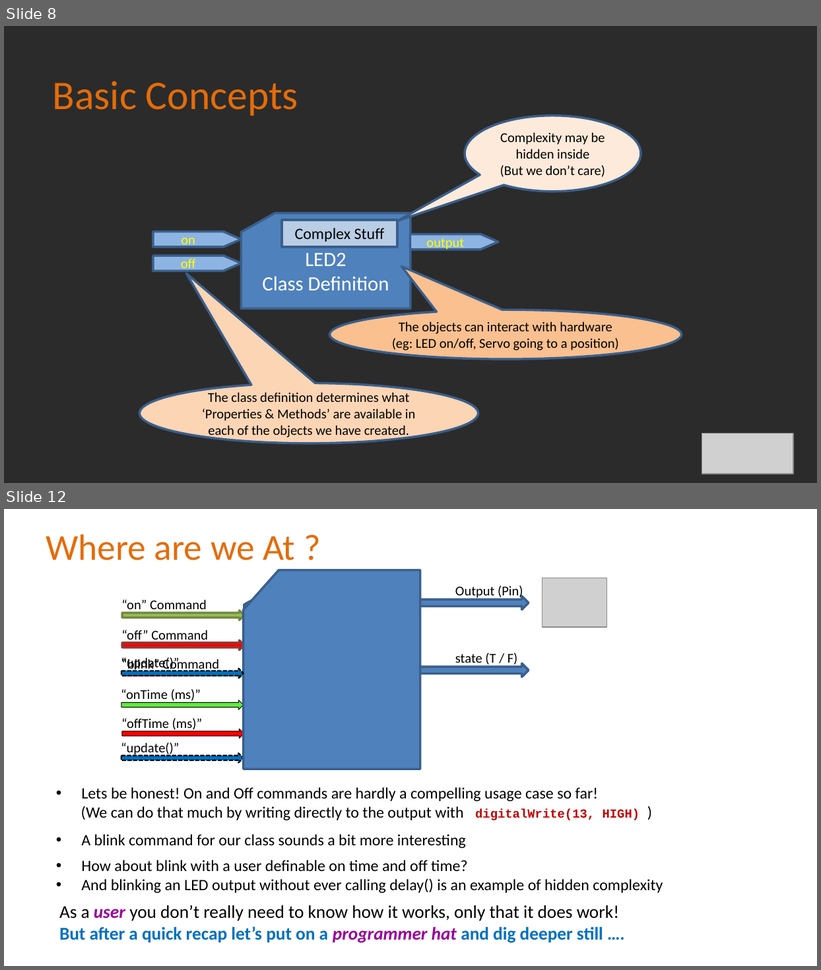
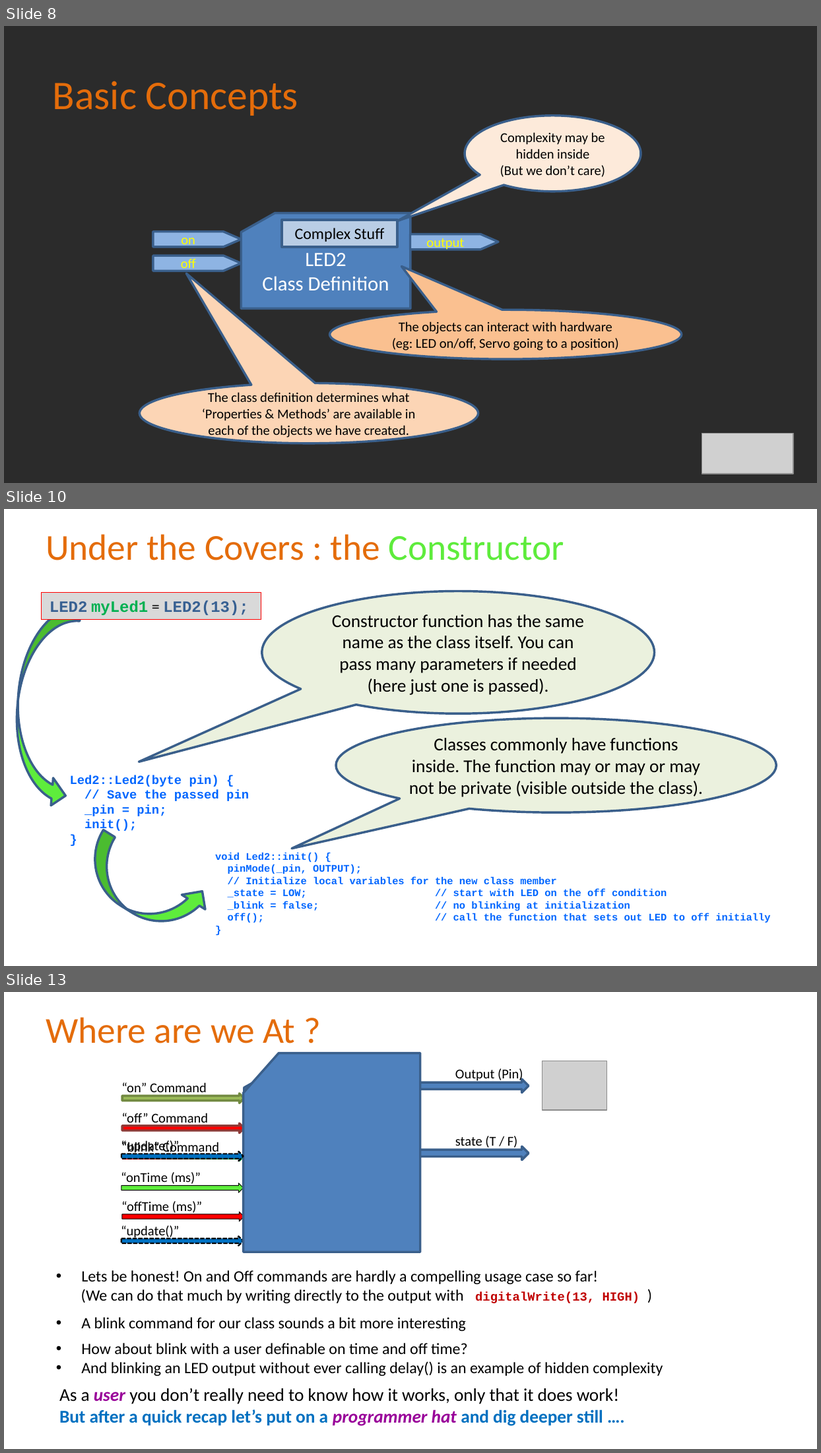
Before and after one commit to Alan-Lomax/MERG-SIG-Presentations, a slide deck: Part 4 - Introduction to Class Programming.pptx. Shown one above the other, each under a label of ours: slides 8 and 12 before the commit, slides 8, 10 and 13 after it; the slides between them are not shown. The pictures are 821x970 and 821x1453 pixels, drawn with LibreOffice and Linux fonts; fonts in the diff are those of the drawing; grey boxes stand for pictures; background and template pictures are left out; a plain dark background stands for a picture behind light text. Boxes give left, top, right and bottom in pixels: in the first picture for what was removed or moved away, otherwise in the second. Text is boxed around its words. In the diff, an @@ line names an element or a change of style, - is before the commit and + after.

```diff
--- a/Part 4 - Introduction to Class Programming.pptx
+++ b/Part 4 - Introduction to Class Programming.pptx
@@ slide 10 added at (x1=4, y1=509, x2=817, y2=966), background picture (left out) @@
@@ title added at (x1=46, y1=534, x2=564, y2=560), 32.4 pt, text #E46C0A @@
+Under the Covers : the Constructor
@@ curved left arrow added at (x1=10, y1=603, x2=81, y2=810), fill #5EEC3C, outline #3A5F8C 2 pt @@
@@ rectangle added at (x1=42, y1=593, x2=261, y2=621), fill #D9D9D9, outline #FF0000 0.75 pt, 14 pt, text #376092, bold @@
+LED2 myLed1 = LED2(13);
@@ speech bubble added at (x1=262, y1=591, x2=655, y2=714), fill #EBF1DE, outline #3A5F8C 2 pt, 16 pt, text #000000 @@
+Constructor function has the same name as the class itself. You can pass many parameters if needed (here just one is passed).
@@ speech bubble added at (x1=336, y1=718, x2=776, y2=813), fill #EBF1DE, outline #3A5F8C 2 pt, 16 pt, text #000000 @@
+Classes commonly have functions inside. The function may or may or may not be private (visible outside the class).
@@ text added at (x1=70, y1=776, x2=249, y2=832), 11 pt, text #0066FF, bold @@
+Led2::Led2(byte pin) {
+// Save the passed pin
+_pin = pin;
+init();
+}
@@ curved left arrow added at (x1=74, y1=830, x2=214, y2=946), fill #5EEC3C, outline #3A5F8C 2 pt @@
@@ text added at (x1=215, y1=852, x2=770, y2=923), 9 pt, text #0066FF, bold @@
+void Led2::init() {
+pinMode(_pin, OUTPUT);
+// Initialize local variables for the new class member
+_state = LOW; // start with LED on the off condition
+_blink = false; // no blinking at initialization
+off(); // call the function that sets out LED to off initially
+}
@@ what was slide 12 is now slide 13 @@
```
Also in this commit, not shown: 11 slides changed, 4 other slides added.
